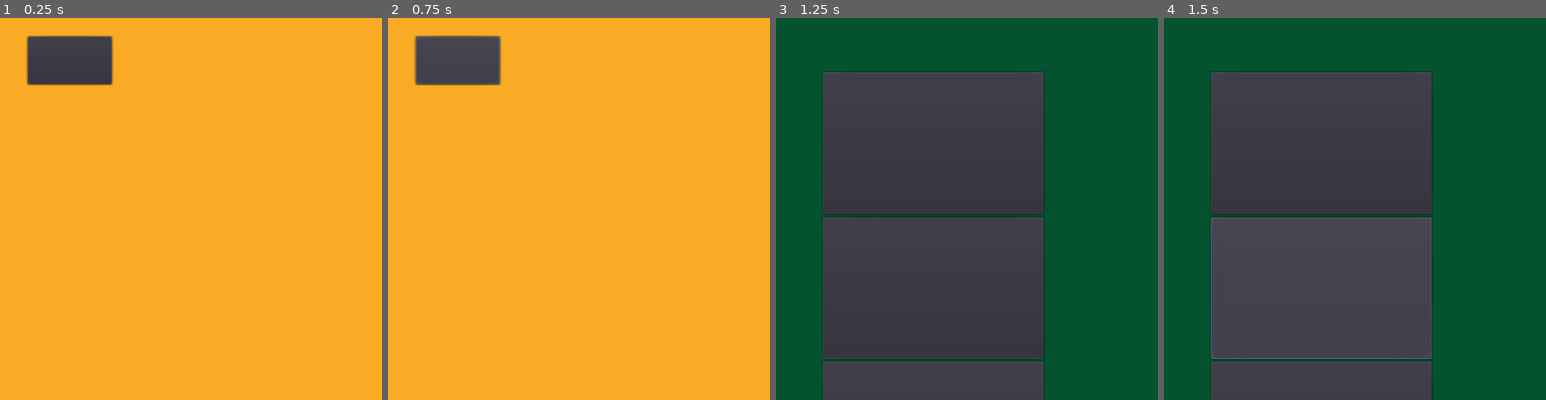
Above: before the commit, frames 1-4 (left to right).
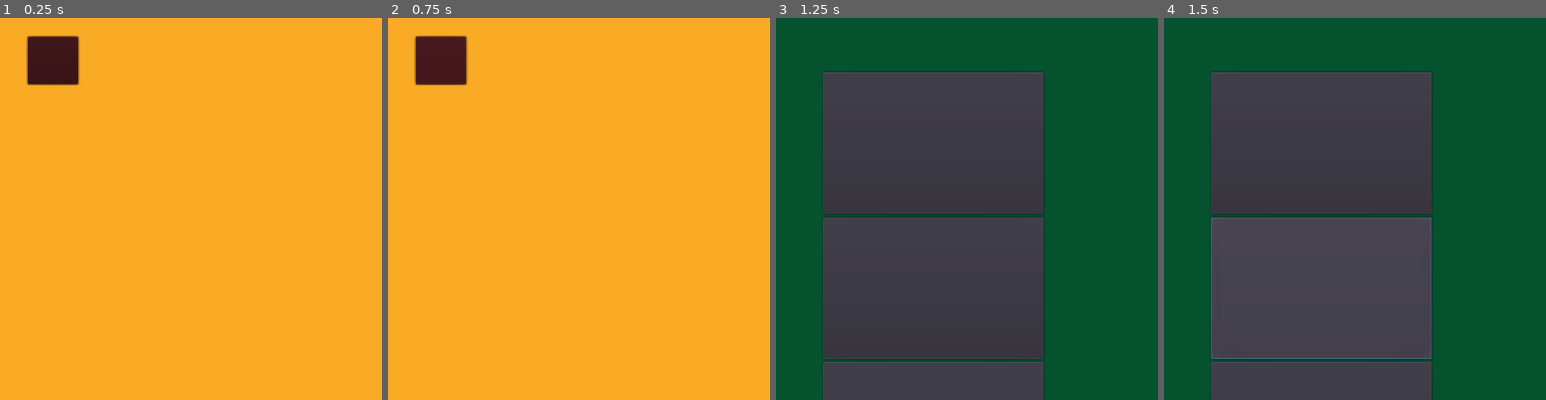
Above: after the commit, the same moments.

Repository: UPDCS192Group4/PusoyDosOnline
Game: Godot game, scene res://Friends/Friendslist.tscn
The game is run twice, just before and just after one commit, with the same random seed, the same clock (stepped at 60 frames per second) and the same inputs. This scene is started directly instead of the project's main scene.
Inputs:
- Up to frame 1 (0.25 s): no input
- Up to frame 2 (0.75 s): click "HOME" (after the commit: "X") at 0.5 s
- Up to frame 3 (1.25 s): no input
- Up to frame 4 (1.5 s): click "LEADERBOARDS" at 1.25 s
The pictures show only the part of the screen within x 0-50%, y 0-50%; the shares and areas given below are measured in that part.

The runs differ from the first frame. In frame 1, 2.8% of the frame differs, in the area x 7-30%, y 4-18%; in frame 2, 2.9%; in frame 3, nothing differs; in frame 4, nothing differs.

Commit message:
Add friendslist and related scenes/scripts

Diff:
--- a/project/Friends/Friendslist.gd
+++ b/project/Friends/Friendslist.gd
@@ -1,24 +1,30 @@
 extends Control
 
 var err
+var panel_scene = preload("res://Friends/PlayerPanel.tscn")
+var friendslist = []
+var requestslist = []
 
 func _ready():
 	$ErrorMessage/Label.hide()
-	$LeaderboardsRequest.connect("request_completed", self, "_get_request_completed")
-	_get_leaderboards()
+	$ProfileRequest.connect("request_completed", self, "_get_profile_request_completed")
+	# $RequestsRequest.connect("request_complete", self, "_get_requests_request_completed")
+	_get_list()
 
-func _get_leaderboards():
+func _get_list():
 	if not AccountInfo.logged_in:
 		return 0
-	var url = URLs.friends
+	var profile_url = URLs.profile
+	var requests_url = URLs.friendrequests
 	var headers = ['Content-Type: application/json', 'Authorization: Bearer ' + URLs.access]
-	err = $LeaderboardsRequest.request(url,headers,false,HTTPClient.METHOD_GET)
+	var err1 = $ProfileRequestRequest.request(profile_url,headers,false,HTTPClient.METHOD_GET)
+	var err2 = $RequestsRequest.request(requests_url, headers, false, HTTPClient.METHOD_GET)
 
 func _on_Button_pressed():
 	yield(get_tree().create_timer(0.5), "timeout")
 	get_tree().change_scene("res://Home/Home.tscn")
 
-func _get_request_completed(result,response_code,header,body):
+func _get_profile_request_completed(result,response_code,header,body):
 	var response = parse_json(body.get_string_from_utf8())
 	if (response_code != 200 and response_code != 201):
 		$ErrorMessage/Label.text = "Error during query..."
@@ -28,11 +34,17 @@
 		yield(get_tree().create_timer(1), "timeout")
 		get_tree().change_scene("res://Home/Home.tscn")
 		return
-	var counter = 0
-	for object in response.results:
-		print(object.username,object.rating)
-		if counter >= 5:
-			break
-		$players.get_child(counter).get_node("name").text = object.username
-		$players.get_child(counter).get_node("score").text = str(object.rating)
-		counter += 1
+	AccountInfo.updateInfo(response.result)
+
+func _get_requests_request_completed(result,response_code,header,body):
+	var response = parse_json(body.get_string_from_utf8())
+	if (response_code != 200 and response_code != 201):
+		$ErrorMessage/Label.text = "Error during query..."
+		$ErrorMessage/Label.show()
+		yield(get_tree().create_timer(2), "timeout")
+		$ErrorMessage/Label.text = "Redirecting..."
+		yield(get_tree().create_timer(1), "timeout")
+		get_tree().change_scene("res://Home/Home.tscn")
+		return
+	AccountInfo.updateInfo(response.result)
+	pass
--- a/project/Friends/Friendslist.tscn
+++ b/project/Friends/Friendslist.tscn
@@ -1,9 +1,8 @@
-[gd_scene load_steps=6 format=2]
+[gd_scene load_steps=5 format=2]
 
 [ext_resource path="res://assets/fonts/home_dynamicfont.tres" type="DynamicFont" id=1]
 [ext_resource path="res://Friends/Friendslist.gd" type="Script" id=2]
 [ext_resource path="res://assets/fonts/nokiafc22.ttf" type="DynamicFontData" id=3]
-[ext_resource path="res://assets/fonts/leaderboards.tres" type="DynamicFont" id=4]
 
 [sub_resource type="DynamicFont" id=1]
 size = 64
@@ -29,9 +28,9 @@
 
 [node name="Label" type="Label" parent="."]
 anchor_right = 1.0
-margin_bottom = 209.0
+margin_bottom = 103.0
 custom_fonts/font = ExtResource( 1 )
-text = "LEADERBOARDS"
+text = "Friends"
 align = 1
 valign = 1
 __meta__ = {
@@ -39,17 +38,20 @@
 }
 
 [node name="Button" type="Button" parent="."]
+self_modulate = Color( 1, 0.368627, 0.368627, 1 )
 margin_left = 37.0
 margin_top = 25.0
-margin_right = 150.0
+margin_right = 105.0
 margin_bottom = 89.0
 custom_fonts/font = ExtResource( 1 )
-text = "HOME"
+text = "X"
 __meta__ = {
 "_edit_use_anchors_": false
 }
 
-[node name="LeaderboardsRequest" type="HTTPRequest" parent="."]
+[node name="ProfileRequest" type="HTTPRequest" parent="."]
+
+[node name="RequestsRequest" type="HTTPRequest" parent="."]
 
 [node name="ErrorMessage" type="CanvasLayer" parent="."]
 layer = 15
@@ -67,142 +69,22 @@
 "_edit_use_anchors_": false
 }
 
-[node name="players" type="VBoxContainer" parent="."]
-margin_left = 34.0
-margin_top = 171.0
-margin_right = 989.0
-margin_bottom = 746.0
+[node name="ScrollContainer" type="ScrollContainer" parent="."]
+anchor_right = 1.0
+anchor_bottom = 1.0
+margin_left = 60.0
+margin_top = 130.0
+margin_right = -60.0
+margin_bottom = -20.0
 __meta__ = {
 "_edit_use_anchors_": false
 }
 
-[node name="player1" type="HBoxContainer" parent="players"]
-margin_right = 955.0
-margin_bottom = 111.0
+[node name="VBoxContainer" type="VBoxContainer" parent="ScrollContainer"]
+margin_right = 904.0
+margin_bottom = 874.0
 size_flags_horizontal = 3
 size_flags_vertical = 3
-
-[node name="name" type="Label" parent="players/player1"]
-margin_right = 475.0
-margin_bottom = 111.0
-size_flags_horizontal = 3
-size_flags_vertical = 7
-custom_fonts/font = ExtResource( 4 )
-align = 1
-valign = 1
-
-[node name="score" type="Label" parent="players/player1"]
-margin_left = 479.0
-margin_right = 955.0
-margin_bottom = 111.0
-size_flags_horizontal = 3
-size_flags_vertical = 7
-custom_fonts/font = ExtResource( 4 )
-align = 1
-valign = 1
-
-[node name="player2" type="HBoxContainer" parent="players"]
-margin_top = 115.0
-margin_right = 955.0
-margin_bottom = 227.0
-size_flags_horizontal = 3
-size_flags_vertical = 3
-
-[node name="name" type="Label" parent="players/player2"]
-margin_right = 475.0
-margin_bottom = 112.0
-size_flags_horizontal = 3
-size_flags_vertical = 7
-custom_fonts/font = ExtResource( 4 )
-align = 1
-valign = 1
-
-[node name="score" type="Label" parent="players/player2"]
-margin_left = 479.0
-margin_right = 955.0
-margin_bottom = 112.0
-size_flags_horizontal = 3
-size_flags_vertical = 7
-custom_fonts/font = ExtResource( 4 )
-align = 1
-valign = 1
-
-[node name="player3" type="HBoxContainer" parent="players"]
-margin_top = 231.0
-margin_right = 955.0
-margin_bottom = 343.0
-size_flags_horizontal = 3
-size_flags_vertical = 3
-
-[node name="name" type="Label" parent="players/player3"]
-margin_right = 475.0
-margin_bottom = 112.0
-size_flags_horizontal = 3
-size_flags_vertical = 7
-custom_fonts/font = ExtResource( 4 )
-align = 1
-valign = 1
-
-[node name="score" type="Label" parent="players/player3"]
-margin_left = 479.0
-margin_right = 955.0
-margin_bottom = 112.0
-size_flags_horizontal = 3
-size_flags_vertical = 7
-custom_fonts/font = ExtResource( 4 )
-align = 1
-valign = 1
-
-[node name="player4" type="HBoxContainer" parent="players"]
-margin_top = 347.0
-margin_right = 955.0
-margin_bottom = 459.0
-size_flags_horizontal = 3
-size_flags_vertical = 3
-
-[node name="name" type="Label" parent="players/player4"]
-margin_right = 475.0
-margin_bottom = 112.0
-size_flags_horizontal = 3
-size_flags_vertical = 7
-custom_fonts/font = ExtResource( 4 )
-align = 1
-valign = 1
-
-[node name="score" type="Label" parent="players/player4"]
-margin_left = 479.0
-margin_right = 955.0
-margin_bottom = 112.0
-size_flags_horizontal = 3
-size_flags_vertical = 7
-custom_fonts/font = ExtResource( 4 )
-align = 1
-valign = 1
-
-[node name="player5" type="HBoxContainer" parent="players"]
-margin_top = 463.0
-margin_right = 955.0
-margin_bottom = 575.0
-size_flags_horizontal = 3
-size_flags_vertical = 3
-
-[node name="name" type="Label" parent="players/player5"]
-margin_right = 475.0
-margin_bottom = 112.0
-size_flags_horizontal = 3
-size_flags_vertical = 7
-custom_fonts/font = ExtResource( 4 )
-align = 1
-valign = 1
-
-[node name="score" type="Label" parent="players/player5"]
-margin_left = 479.0
-margin_right = 955.0
-margin_bottom = 112.0
-size_flags_horizontal = 3
-size_flags_vertical = 7
-custom_fonts/font = ExtResource( 4 )
-align = 1
-valign = 1
+custom_constants/separation = 110
 
 [connection signal="pressed" from="Button" to="." method="_on_Button_pressed"]
--- /dev/null
+++ b/project/Friends/PlayerPanel.gd
@@ -0,0 +1,21 @@
+extends Control
+
+
+# Declare member variables here. Examples:
+# var a = 2
+# var b = "text"
+
+
+# Called when the node enters the scene tree for the first time.
+func _ready():
+	pass # Replace with function body.
+
+
+# Called every frame. 'delta' is the elapsed time since the previous frame.
+#func _process(delta):
+#	pass
+
+
+func _on_TextureButton_pressed():
+	print("Yes")
+	pass # Replace with function body.
--- /dev/null
+++ b/project/Friends/PlayerPanel.tscn
@@ -0,0 +1,56 @@
+[gd_scene load_steps=3 format=2]
+
+[ext_resource path="res://Friends/PlayerPanel.gd" type="Script" id=1]
+[ext_resource path="res://assets/fonts/lobby_font.tres" type="DynamicFont" id=2]
+
+[node name="Control" type="Control"]
+anchor_right = 1.0
+margin_bottom = 102.0
+script = ExtResource( 1 )
+__meta__ = {
+"_edit_use_anchors_": false
+}
+
+[node name="TextureButton" type="TextureButton" parent="."]
+margin_right = 962.0
+margin_bottom = 100.0
+__meta__ = {
+"_edit_use_anchors_": false
+}
+
+[node name="ColorRect" type="ColorRect" parent="TextureButton"]
+anchor_right = 1.0
+anchor_bottom = 1.0
+color = Color( 0, 0, 0, 1 )
+__meta__ = {
+"_edit_group_": true,
+"_edit_lock_": true,
+"_edit_use_anchors_": false
+}
+
+[node name="HBoxContainer" type="HBoxContainer" parent="TextureButton"]
+anchor_right = 1.0
+anchor_bottom = 1.0
+__meta__ = {
+"_edit_group_": true,
+"_edit_lock_": true,
+"_edit_use_anchors_": false
+}
+
+[node name="VBoxContainer" type="VBoxContainer" parent="TextureButton/HBoxContainer"]
+margin_right = 288.0
+margin_bottom = 100.0
+size_flags_horizontal = 3
+size_flags_vertical = 3
+size_flags_stretch_ratio = 0.43
+
+[node name="Label" type="Label" parent="TextureButton/HBoxContainer"]
+margin_left = 292.0
+margin_right = 962.0
+margin_bottom = 100.0
+size_flags_horizontal = 3
+size_flags_vertical = 3
+custom_fonts/font = ExtResource( 2 )
+text = "HEY THERE"
+
+[connection signal="pressed" from="TextureButton" to="." method="_on_TextureButton_pressed"]
--- a/project/singletons/URLs.gd
+++ b/project/singletons/URLs.gd
@@ -8,7 +8,7 @@
 var profile = url + "/api/users/profile/"
 var leaderboards = url + "/api/users/leaderboard"
 var lobby_init = url + "/api/lobby/casual/"
-var friends = url + "/api/friends/"
+var friendrequests = url + "/api/friendrequests/"
 
 var access
 var refresh
